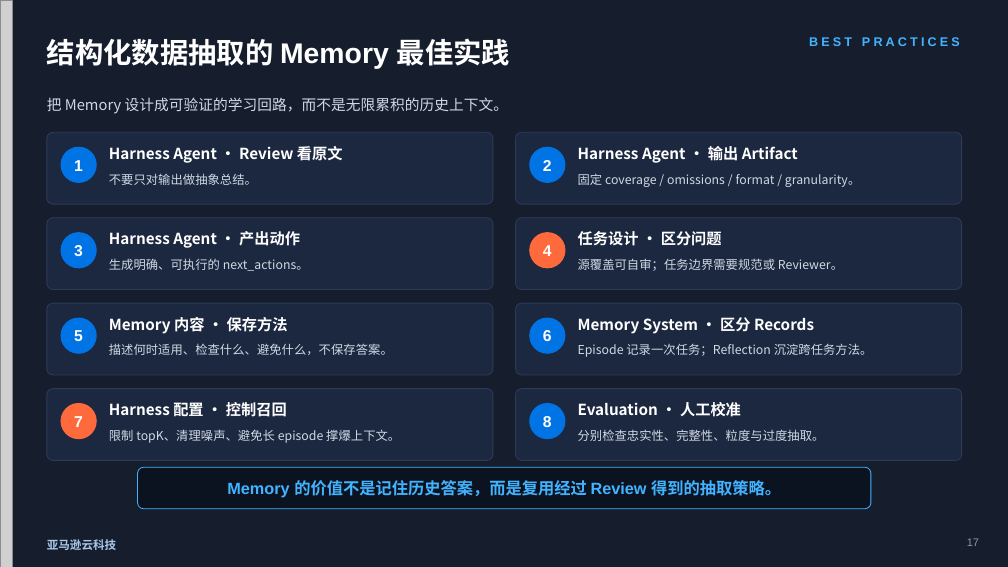
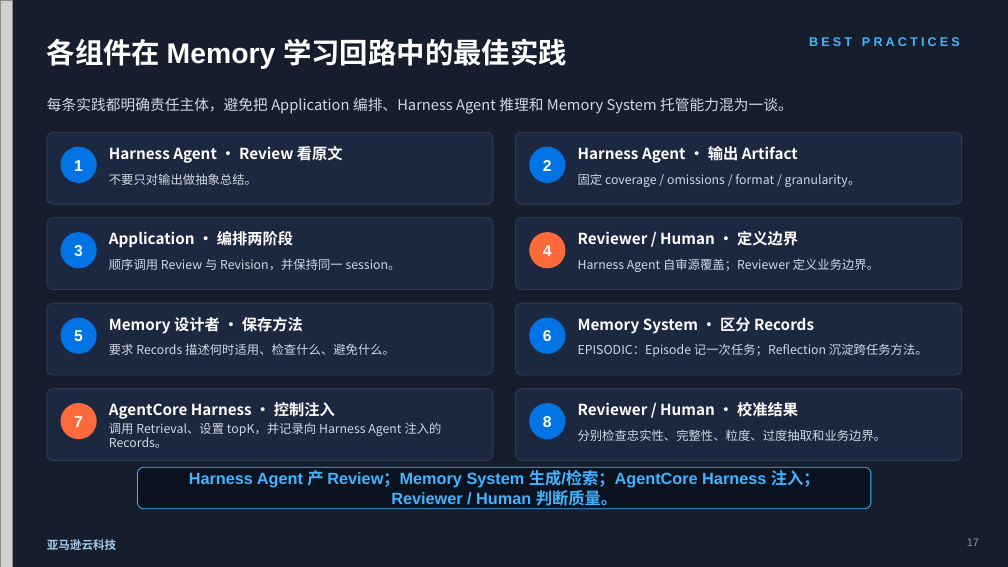
Before and after one commit to dashjim/agentcore-memory-loop, a slide deck: slide 17 of docs/记忆能让Agent越跑越好吗-V3.pptx. Drawn at 1008x567 pixels with LibreOffice and Linux fonts; fonts in the diff are those of the drawing; grey boxes stand for pictures. Boxes give left, top, right and bottom in pixels: in the first picture for what was removed or moved away, otherwise in the second. Text is boxed around its words. In the diff, an @@ line names an element or a change of style, - is before the commit and + after.

Commit message:
docs: clarify role ownership across memory deck

```diff
--- a/docs/记忆能让Agent越跑越好吗-V3.pptx
+++ b/docs/记忆能让Agent越跑越好吗-V3.pptx
@@ text at (x1=47, y1=38, x2=567, y2=69): text changed @@
-结构化数据抽取的 Memory 最佳实践
+各组件在 Memory 学习回路中的最佳实践
@@ text at (x1=47, y1=97, x2=793, y2=114): text changed @@
-把 Memory 设计成可验证的学习回路，而不是无限累积的历史上下文。
+每条实践都明确责任主体，避免把 Application 编排、Harness Agent 推理和 Memory System 托管能力混为一谈。
@@ text at (x1=109, y1=231, x2=293, y2=248): text changed @@
-Harness Agent · 产出动作
+Application · 编排两阶段
@@ text at (x1=578, y1=231, x2=798, y2=246): text changed @@
-任务设计 · 区分问题
+Reviewer / Human · 定义边界
@@ text at (x1=109, y1=258, x2=401, y2=270): text changed @@
-生成明确、可执行的 next_actions。
+顺序调用 Review 与 Revision，并保持同一 session。
@@ text at (x1=578, y1=258, x2=879, y2=272): text changed @@
-源覆盖可自审；任务边界需要规范或 Reviewer。
+Harness Agent 自审源覆盖；Reviewer 定义业务边界。
@@ text at (x1=109, y1=317, x2=303, y2=334): text changed @@
-Memory 内容 · 保存方法
+Memory 设计者 · 保存方法
@@ text at (x1=109, y1=343, x2=395, y2=355): text changed @@
-描述何时适用、检查什么、避免什么，不保存答案。
+要求 Records 描述何时适用、检查什么、避免什么。
@@ text at (x1=578, y1=343, x2=928, y2=357): text changed @@
-Episode 记录一次任务；Reflection 沉淀跨任务方法。
+EPISODIC：Episode 记一次任务；Reflection 沉淀跨任务方法。
@@ text at (x1=109, y1=402, x2=335, y2=419): text changed @@
-Harness 配置 · 控制召回
+AgentCore Harness · 控制注入
@@ text at (x1=578, y1=402, x2=798, y2=417): text changed @@
-Evaluation · 人工校准
+Reviewer / Human · 校准结果
@@ text at (x1=109, y1=422, x2=442, y2=448): text changed @@
-限制 topK、清理噪声、避免长 episode 撑爆上下文。
+调用 Retrieval、设置 topK，并记录向 Harness Agent 注入的 Records。
@@ text at (x1=578, y1=429, x2=887, y2=441): text changed @@
-分别检查忠实性、完整性、粒度与过度抽取。
+分别检查忠实性、完整性、粒度、过度抽取和业务边界。
@@ text at (x1=189, y1=470, x2=820, y2=509): text changed @@
-Memory 的价值不是记住历史答案，而是复用经过 Review 得到的抽取策略。
+Harness Agent 产 Review；Memory System 生成/检索；AgentCore Harness 注入；Reviewer / Human 判断质量。
```
Also in this commit, not shown: 15 other slides changed, 1 slide added, 1 slide removed, 2 other files.
